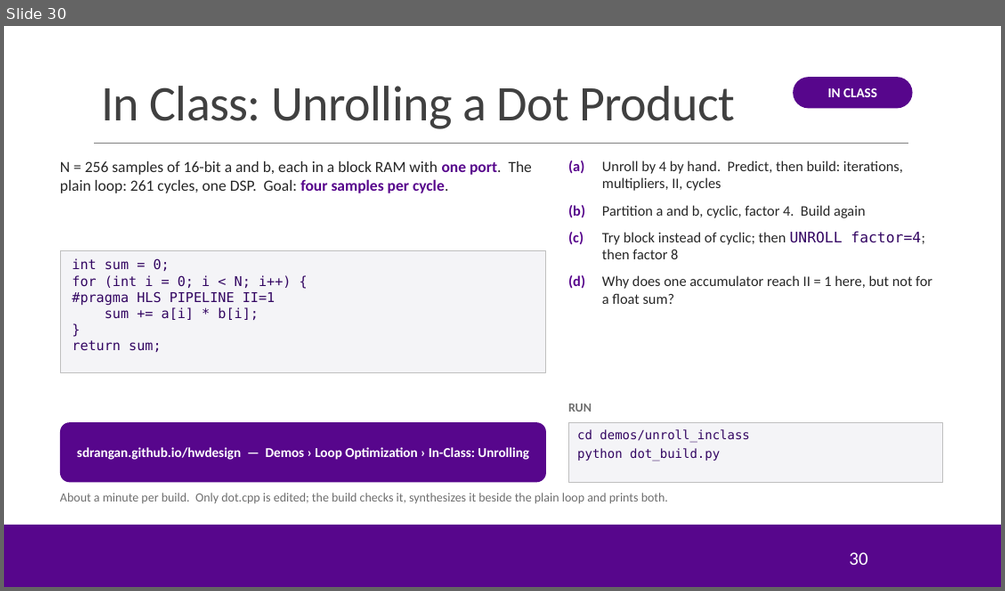
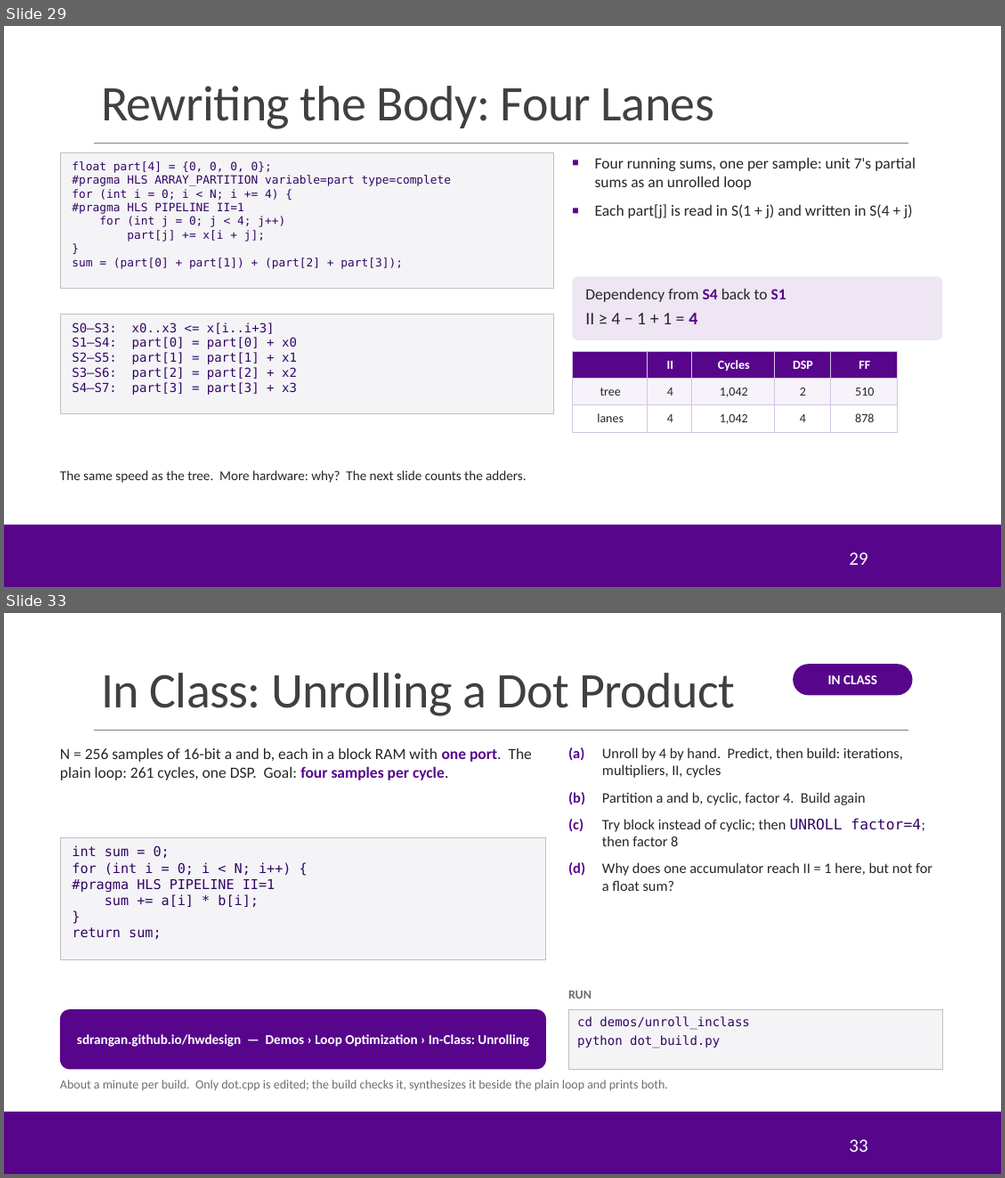
Before and after one commit to sdrangan/hwdesign, a slide deck: units/unit08_unroll/unroll.pptx. Shown one above the other, each under a label of ours: slide 30 before the commit, slides 29 and 33 after it; the slides between them are not shown. The pictures are 1005x591 and 1005x1178 pixels, drawn with LibreOffice and Linux fonts; fonts in the diff are those of the drawing; background and template pictures are left out. Boxes give left, top, right and bottom in pixels: in the first picture for what was removed or moved away, otherwise in the second. Text is boxed around its words. In the diff, an @@ line names an element or a change of style, - is before the commit and + after.

```diff
--- a/units/unit08_unroll/unroll.pptx
+++ b/units/unit08_unroll/unroll.pptx
@@ slide 29 added at box(4, 26, 1001, 587), background #FFFFFF; not listed: 3 template elements that a slide beside it also shows @@
@@ title added at box(101, 86, 714, 129), 48 pt, text #404040 @@
+Rewriting the Body: Four Lanes
@@ rectangle added at box(60, 153, 554, 289), fill #F4F4F7, outline #BFBFBF 0.75 pt, 11 pt, text #330662 @@
+float part[4] = {0, 0, 0, 0};
+#pragma HLS ARRAY_PARTITION variable=part type=complete
+for (int i = 0; i < N; i += 4) {
+#pragma HLS PIPELINE II=1
+for (int j = 0; j < 4; j++)
+part[j] += x[i + j];
+}
+sum = (part[0] + part[1]) + (part[2] + part[3]);
@@ text added at box(595, 158, 915, 218), 15 pt, text #262626 @@
+■ Four running sums, one per sample: unit 7's partial sums as an unrolled loop
+■ Each part[j] is read in S(1 + j) and written in S(4 + j)
@@ rounded rectangle added at box(573, 276, 942, 340), fill #EEE6F3, 15 pt, text #262626 @@
+Dependency from S4 back to S1
+II ≥ 4 − 1 + 1 = 4
@@ rectangle added at box(60, 313, 554, 414), fill #F4F4F7, outline #BFBFBF 0.75 pt, 12 pt, text #330662 @@
+S0–S3: x0..x3 <= x[i..i+3]
+S1–S4: part[0] = part[0] + x0
+S2–S5: part[1] = part[1] + x1
+S3–S6: part[2] = part[2] + x2
+S4–S7: part[3] = part[3] + x3
@@ table added at box(573, 351, 898, 432), 3 rows, 5 columns @@
+ | II | Cycles | DSP | FF
+tree | 4 | 1,042 | 2 | 510
+lanes | 4 | 1,042 | 4 | 878
@@ text added at box(60, 470, 526, 483), 13 pt, text #262626 @@
+The same speed as the tree. More hardware: why? The next slide counts the adders.
@@ page number added at box(849, 552, 867, 564), 18 pt, text #FFFFFF @@
+29
@@ what was slide 30 is now slide 33 @@
@@ page number at box(849, 1139, 867, 1151): text changed @@
-30
+33
```
Also in this commit, not shown: 5 slides changed, 2 other slides added, 11 other files.
